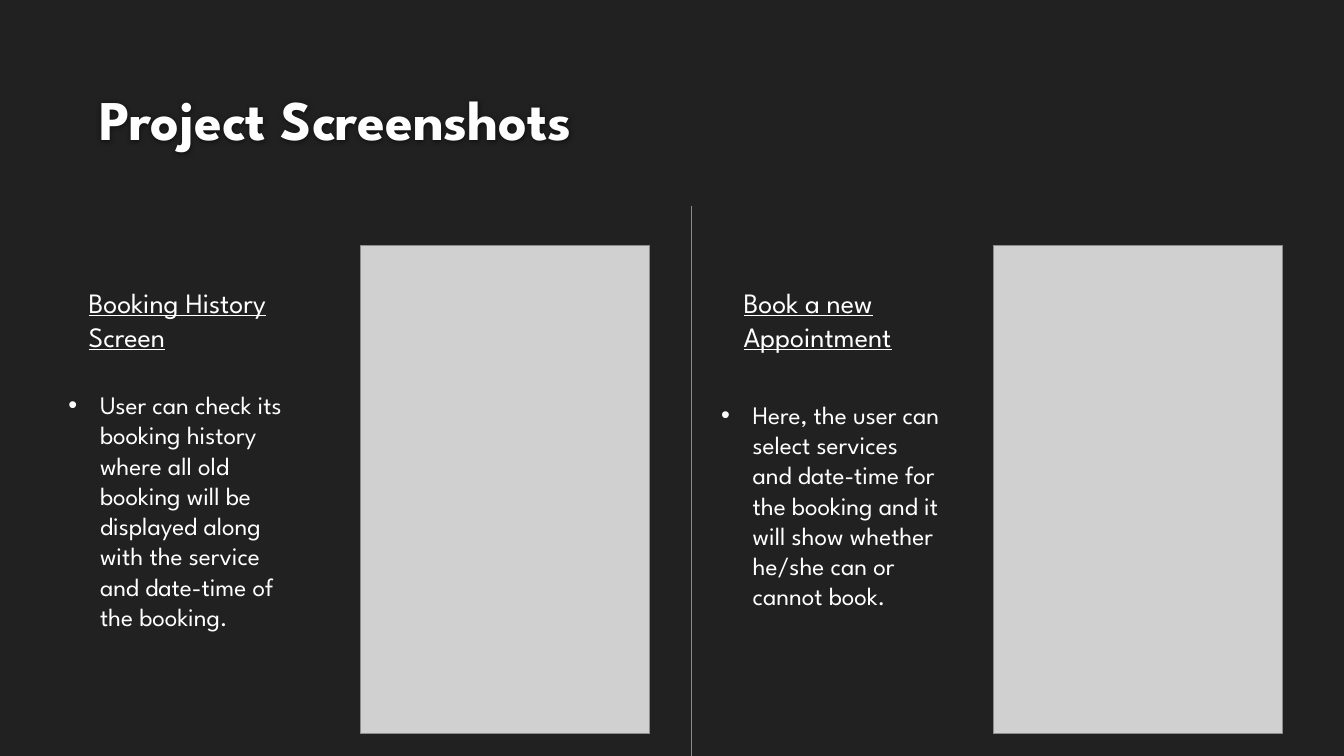
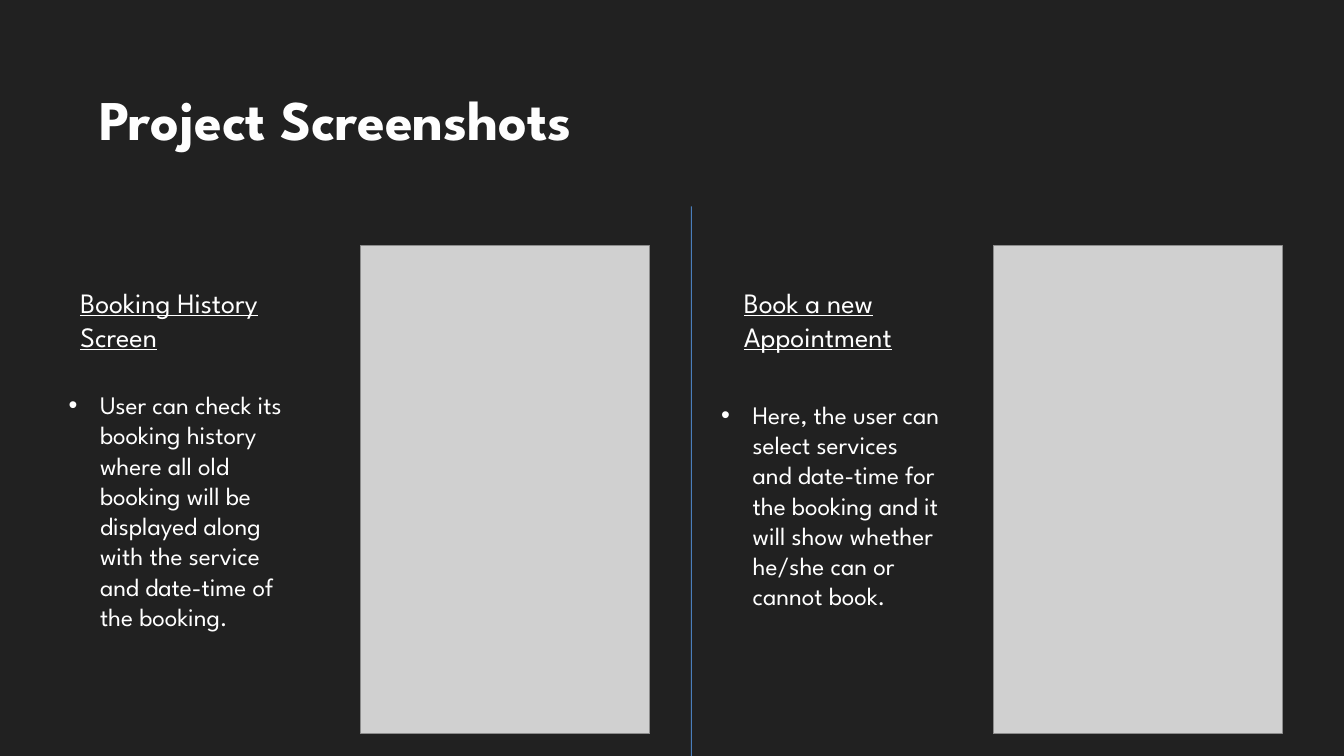
Before and after one commit to HalfMomentum/Belleza, a slide deck: slide 9 of Documentation/BELLZA WEBAPP.pptx. Drawn at 1344x756 pixels with LibreOffice and Linux fonts; fonts in the diff are those of the drawing; grey boxes stand for pictures; background and template pictures are left out. Boxes give left, top, right and bottom in pixels: in the first picture for what was removed or moved away, otherwise in the second. Text is boxed around its words. In the diff, an @@ line names an element or a change of style, - is before the commit and + after.

```diff
--- a/Documentation/BELLZA WEBAPP.pptx
+++ b/Documentation/BELLZA WEBAPP.pptx
@@ line (692, 207) - (692, 756): stroke #00C6BB 0.75 pt to #4A7EBB 0.75 pt @@
@@ text "Booking History": place and size @@
-text "Booking History" at bbox=[89, 293, 266, 350]
+text "Booking History" at bbox=[80, 293, 257, 350]
```
Also in this commit, not shown: 12 other slides changed, 24 other files.
